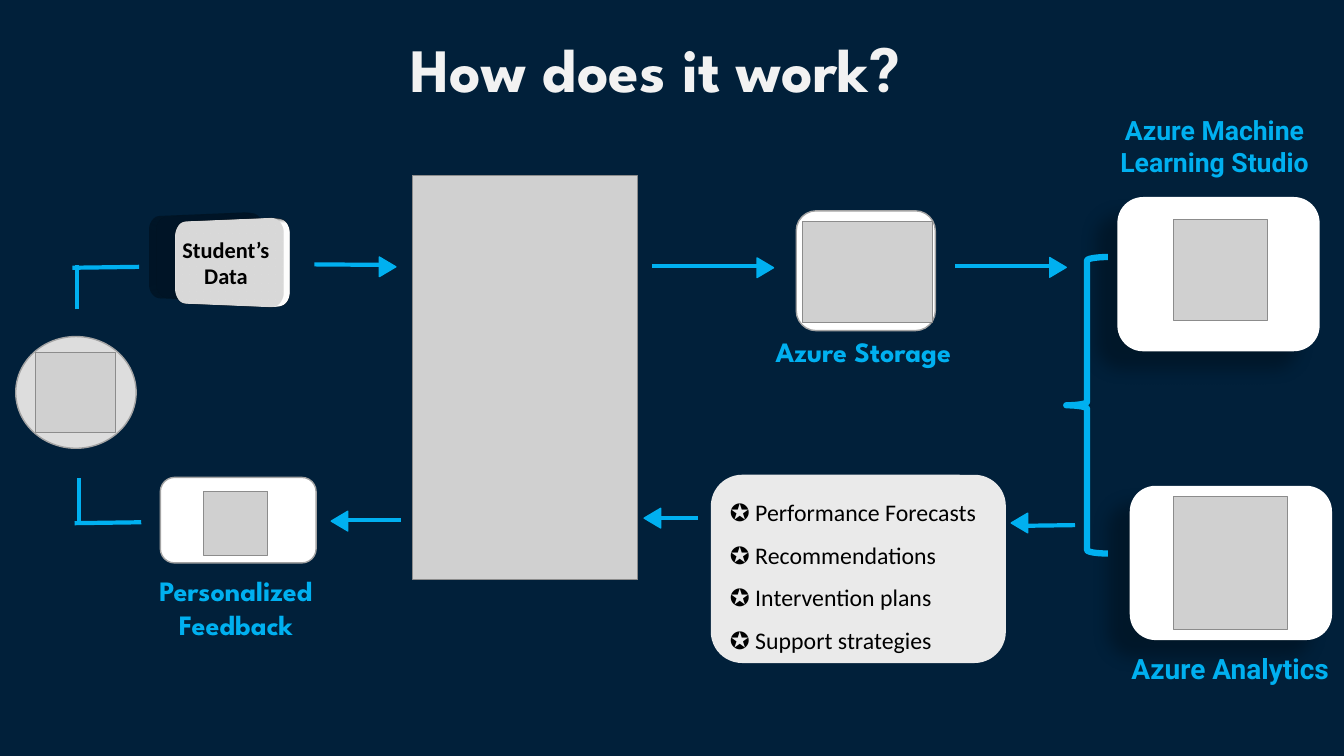
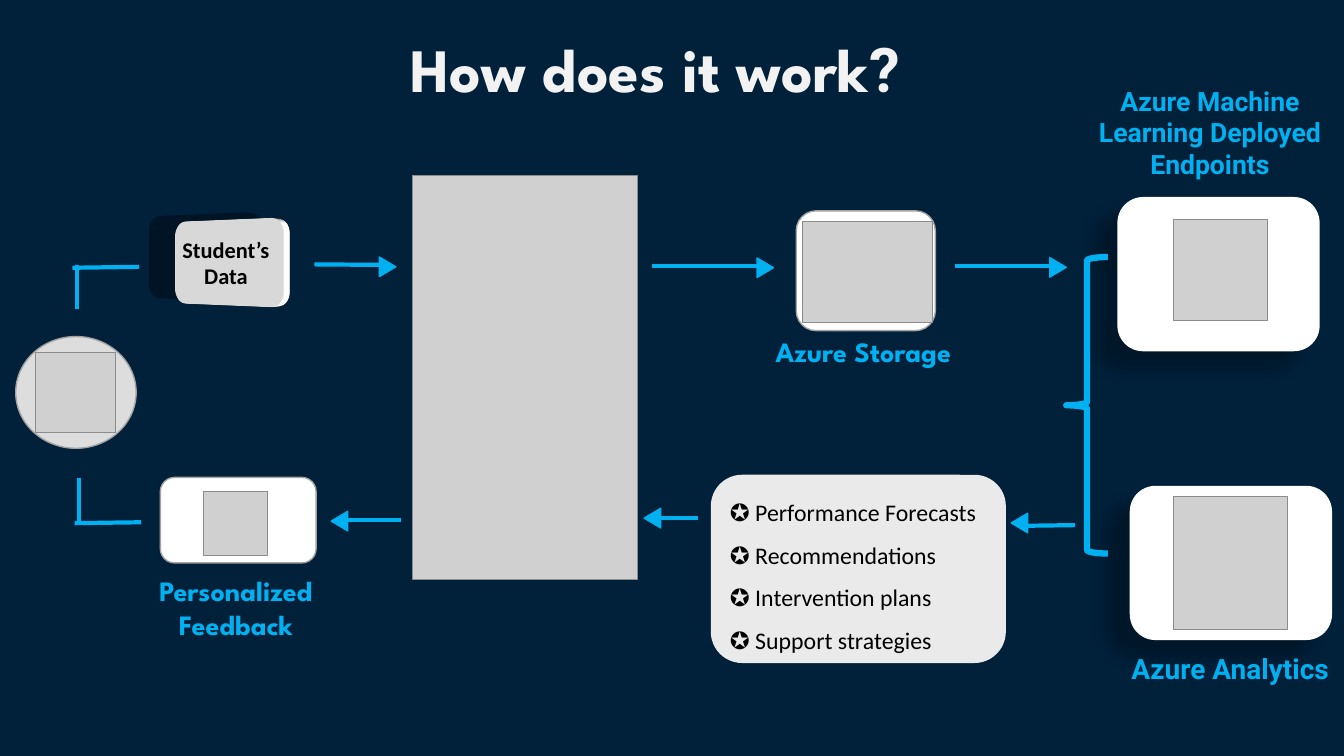
Before and after one commit to AdhyanshBhardwaj/IntelliED, a slide deck: slide 8 of idea/IntelliED - Idea Description.pptx (slide 7 before the commit). Drawn at 1344x756 pixels with LibreOffice and Linux fonts; fonts in the diff are those of the drawing; grey boxes stand for pictures. Boxes give left, top, right and bottom in pixels: in the first picture for what was removed or moved away, otherwise in the second. Text is boxed around its words. In the diff, an @@ line names an element or a change of style, - is before the commit and + after.

```diff
--- a/idea/IntelliED - Idea Description.pptx
+++ b/idea/IntelliED - Idea Description.pptx
@@ text at [1099,91,1321,180]: text changed @@
-Azure Machine Learning Studio
+Azure Machine Learning Deployed Endpoints
```
Also in this commit, not shown: 1 other slide changed, 2 slides added, 1 slide removed.
